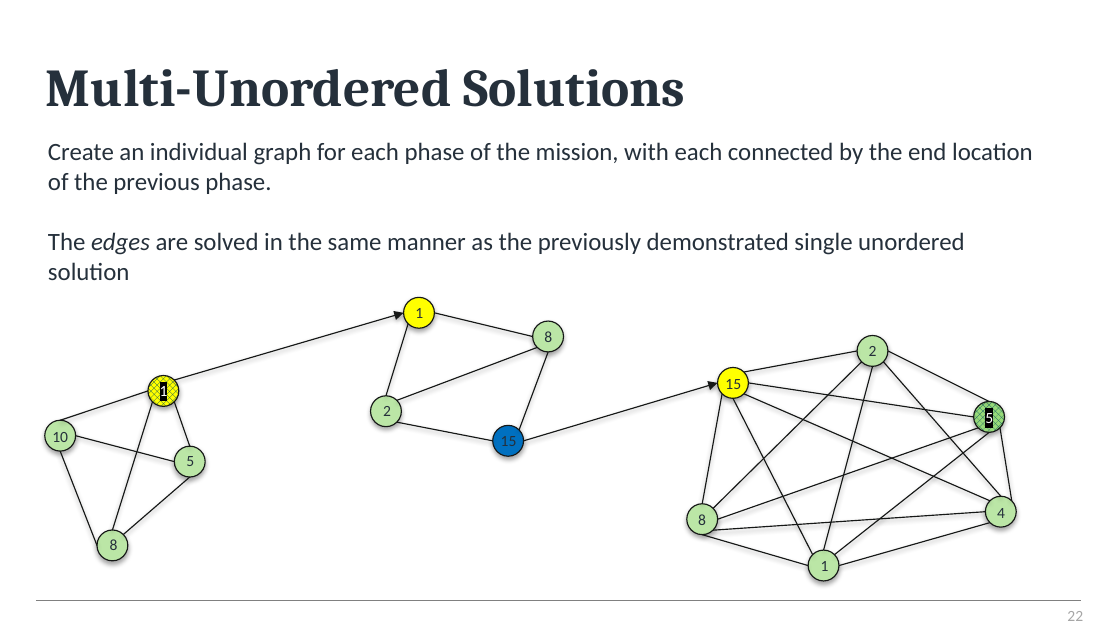
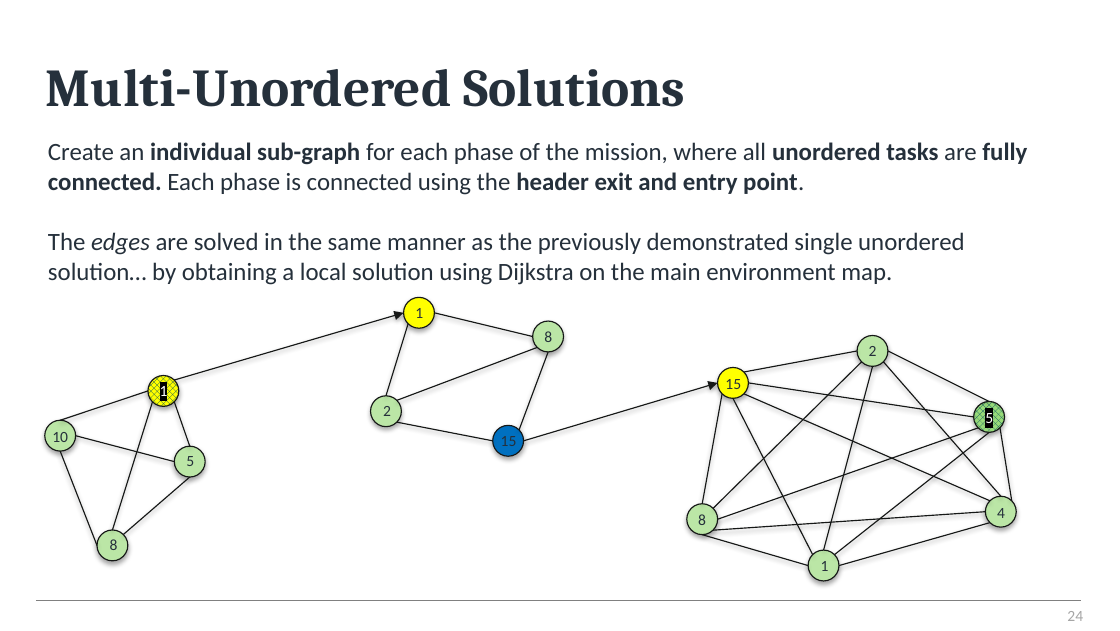
Before and after one commit to hysterr/York_Abstract_Navigation, a slide deck: slide 24 of December_2021.pptx (slide 22 before the commit). Drawn at 1120x631 pixels with LibreOffice and Linux fonts; fonts in the diff are those of the drawing; background and template pictures are left out. Boxes give left, top, right and bottom in pixels: in the first picture for what was removed or moved away, otherwise in the second. Text is boxed around its words. In the diff, an @@ line names an element or a change of style, - is before the commit and + after.

```diff
--- a/December_2021.pptx
+++ b/December_2021.pptx
@@ text at [48, 142, 1027, 285]: text changed @@
-Create an individual graph for each phase of the mission, with each connected by the end location of the previous phase.
-The edges are solved in the same manner as the previously demonstrated single unordered solution
+Create an individual sub-graph for each phase of the mission, where all unordered tasks are fully connected. Each phase is connected using the header exit and entry point.
+The edges are solved in the same manner as the previously demonstrated single unordered solution… by obtaining a local solution using Dijkstra on the main environment map.
@@ page number at [1067, 611, 1083, 621]: text changed @@
-22
+24
```
Also in this commit, not shown: 18 other slides changed, 3 slides added, 6 other files.
